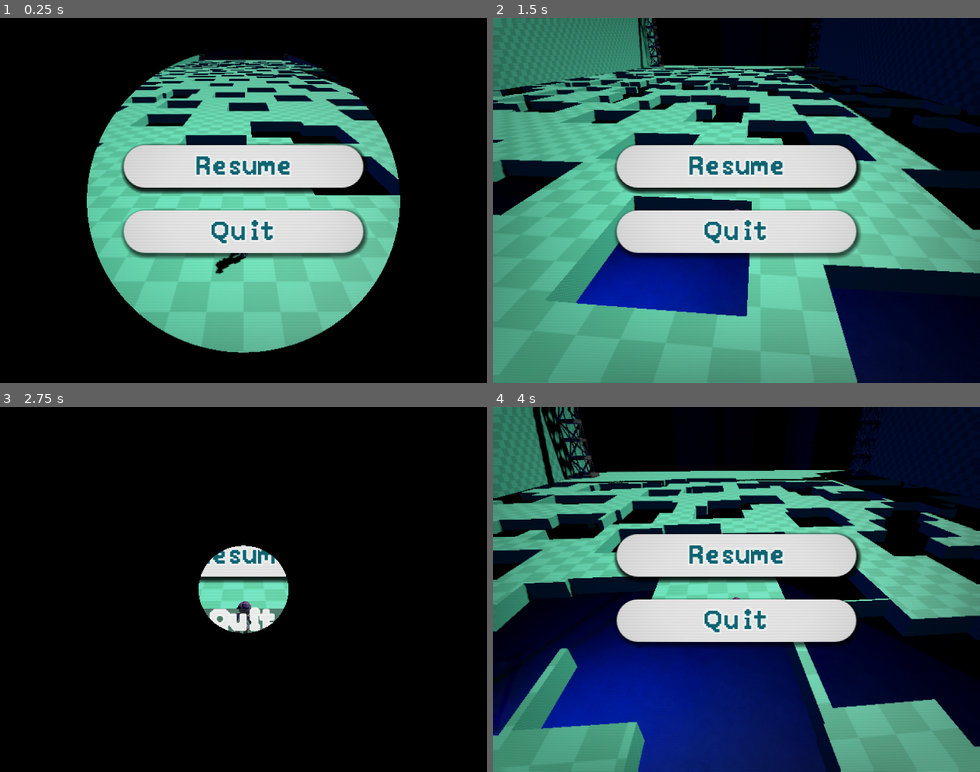
Above: before the commit, frames 1-4 (two rows, left to right).
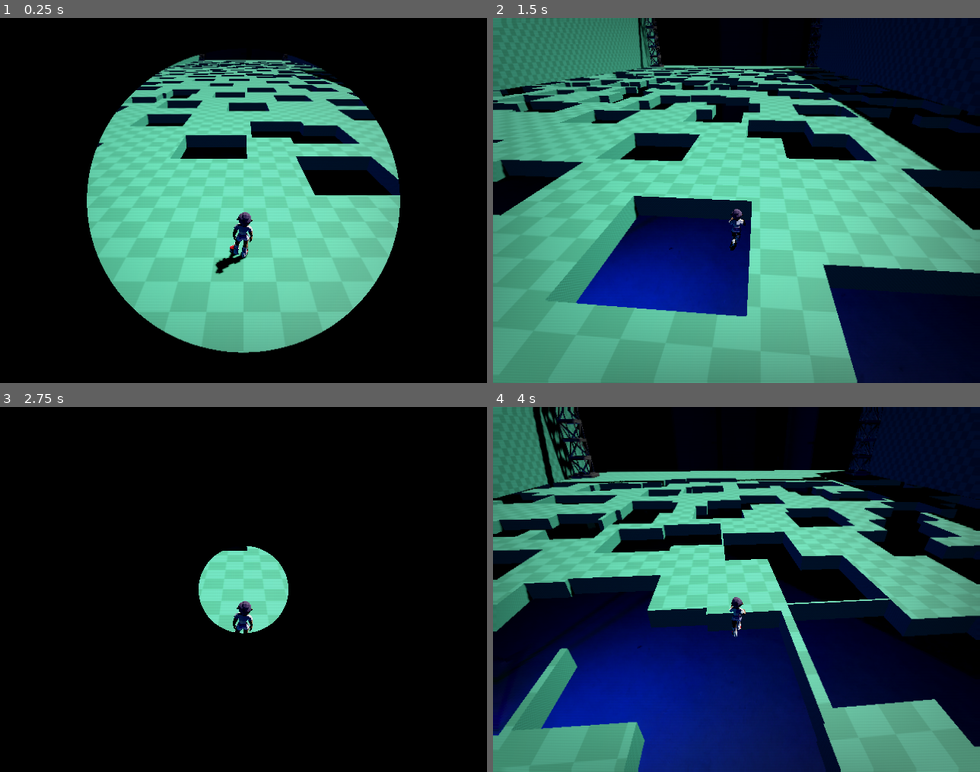
Above: after the commit, the same moments.

Repository: lognasmeow/Wonder
Game: Godot game, scene res://Maps/map_main.tscn
Same seed, same stepped clock (60 frames per second), same inputs: the game is played once before the commit and once after it.
Inputs (mouse positions are in pixels of both pictures, inside the frame that each line leads up to):
- Up to frame 1 (0.25 s): no input
- Up to frame 2 (1.5 s): move the mouse to (760, 200) at 0.52 s; hold W (up) from 0.53 s (still down); tap Space (jump) at 0.77 s; move the mouse to (712, 200) at 1.27 s
- Up to frame 3 (2.75 s): keep holding W (up); tap Space (jump) at 1.52 s; move the mouse to (253, 582) at 2.02 s
- Up to frame 4 (4 s): keep holding W (up); move the mouse to (731, 596) at 2.77 s; tap Space (jump) at 3.02, 3.77 s; move the mouse to (775, 593) at 3.52 s

The runs differ from the first frame. In frame 1, 13% of the frame differs, in the area x 24-76%, y 34-67%; in frame 2, 13%; in frame 3, 2.2%; in frame 4, 12%.

Commit message:
start with pause menu hidden

Diff:
--- a/Maps/map_main.gd
+++ b/Maps/map_main.gd
@@ -5,6 +5,7 @@
 @onready var objectCorner1: Marker3D = $ObjectRegion/Marker_ObjectCorner1
 @onready var objectCorner2: Marker3D = $ObjectRegion/Marker_ObjectCorner2
 @onready var blur: ColorRect = $UI/Blur
+@onready var pauseMenu: Control = $UI/Pausemenu
 
 signal transitioningOut
 signal transitioningIn
@@ -22,10 +23,12 @@
 
 func pauseGame() -> void:
 	blur.visible = true
+	pauseMenu.show()
 	get_tree().paused = true
 
 func unpauseGame() -> void:
 	blur.visible = false
+	pauseMenu.hide()
 	get_tree().paused = false
 
 func connectModifierSignals() -> void:
--- a/Maps/map_main.tscn
+++ b/Maps/map_main.tscn
@@ -85,6 +85,7 @@
 
 [node name="Pausemenu" parent="UI" unique_id=1618743375 instance=ExtResource("9_r6fxk")]
 process_mode = 2
+visible = false
 z_index = 1
 layout_mode = 1
 
